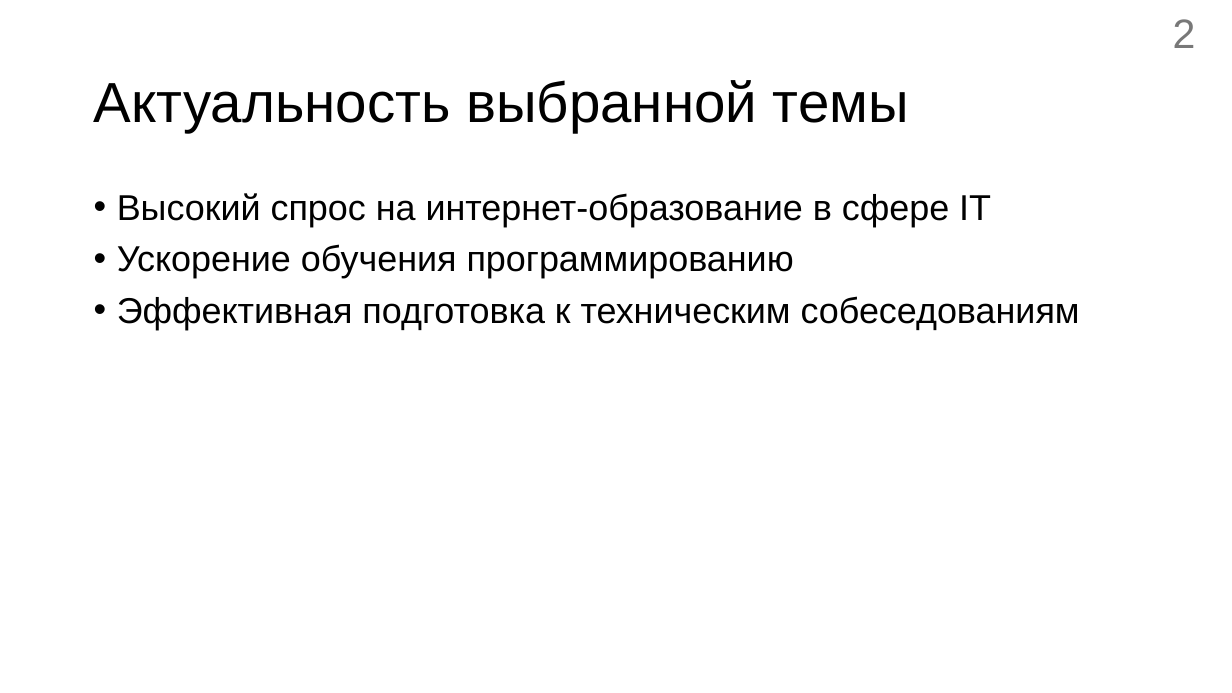
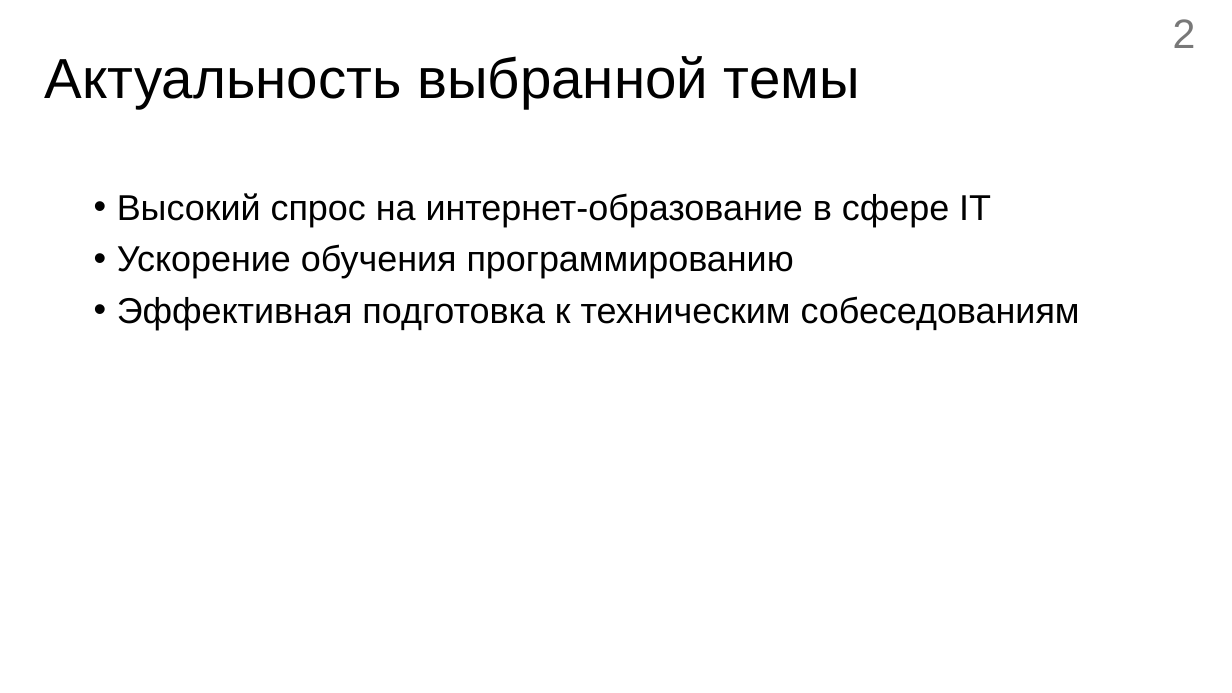
Before and after one commit to kemper0110/supreme-code, a slide deck: slide 2 of docs/6k/diploma/prez/prez2.pptx. Drawn at 1232x693 pixels with LibreOffice and Linux fonts; fonts in the diff are those of the drawing. Boxes give left, top, right and bottom in pixels: in the first picture for what was removed or moved away, otherwise in the second. Text is boxed around its words. In the diff, an @@ line names an element or a change of style, - is before the commit and + after.

```diff
--- a/docs/6k/diploma/prez/prez2.pptx
+++ b/docs/6k/diploma/prez/prez2.pptx
@@ title "Актуальность выбранной темы" moved from (x1=94, y1=80, x2=909, y2=132) to (x1=45, y1=56, x2=860, y2=109) @@
```
Also in this commit, not shown: 1 other slide changed.
